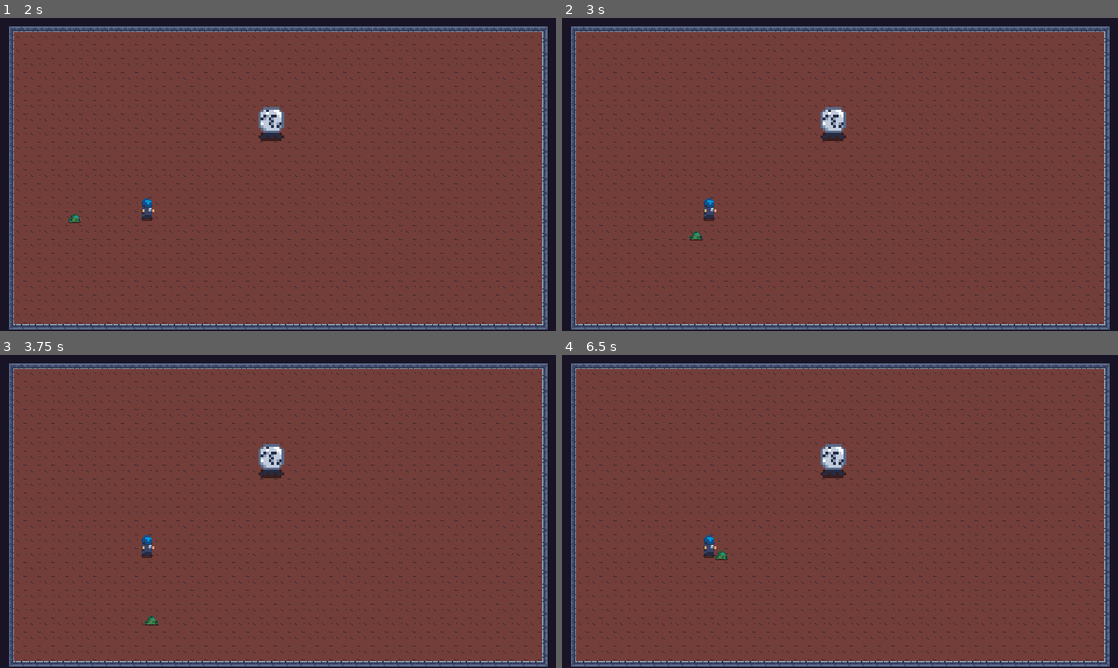
Above: before the commit, frames 1-4 (two rows, left to right).
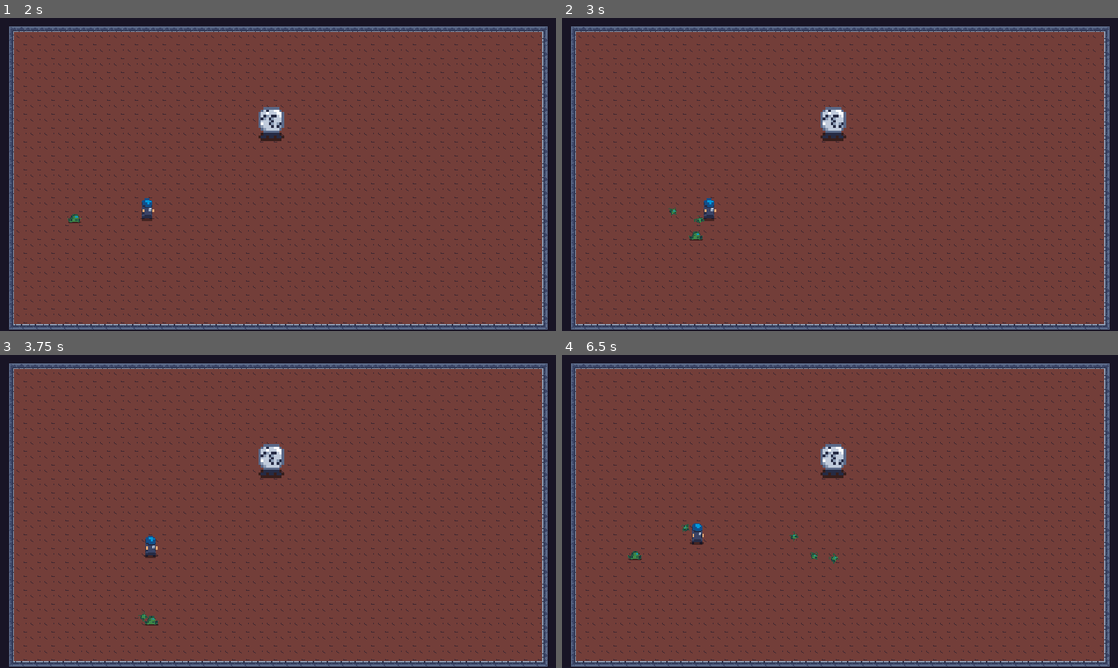
Above: after the commit, the same moments.

Repository: Arssin/ParasiteJam
Game: Godot game, scene res://scenes/main_scene.tscn
Two runs of this game, one before a commit and one after it. Both use one fixed random seed, a clock stepped at 60 frames per second and the inputs below.
Inputs (mouse positions are in pixels of both pictures, inside the frame that each line leads up to):
- Up to frame 1 (2 s): click "PLAY" at 0.5 s; click "PLAY" at 1.25 s
- Up to frame 2 (3 s): tap Enter at 2 s; move the mouse to (962, 158) at 2.02 s; hold D (move_right) 2.03-2.78 s; click (962, 158) at 2.1 s; move the mouse to (728, 190) at 2.77 s; hold Down (move_down) from 2.78 s (still down); click (728, 190) at 2.85 s
- Up to frame 3 (3.75 s): move the mouse to (333, 442) at 3.52 s; release Down (move_down) at 3.53 s; hold D (move_right) from 3.53 s (still down); click (333, 442) at 3.6 s
- Up to frame 4 (6.5 s): move the mouse to (812, 574) at 4.27 s; release D (move_right) at 4.28 s; hold W (move_up) 4.28-5.03 s; click (812, 574) at 4.35 s; move the mouse to (1006, 558) at 5.02 s; hold A (move_left) from 5.03 s (still down); click (1006, 558) at 5.1 s; move the mouse to (673, 464) at 5.77 s; click (673, 464) at 5.85 s

Frame 1 is identical in both runs. In frame 2, less than 0.1% of the frame differs, in the area x 19-26%, y 60-67%; in frame 3, 0.2%; in frame 4, 0.5%, in the area x 11-50%, y 53-67%.

Commit message:
Player bullet

Diff:
--- a/Player_Projectile.gd
+++ b/Player_Projectile.gd
@@ -27,4 +27,5 @@
 
 func _on_hitbox_body_entered(body: Node2D) -> void:
 	if body is Enemy:
-		pass
+		body.isMindControl = true
+		queue_free()
--- a/characters/marines.gd
+++ b/characters/marines.gd
@@ -1,6 +1,10 @@
 extends CharacterBody2D
 
 class_name Enemy
+
+var player_speed = 20
+
+var isMindControl = false
 
 # Called when the node enters the scene tree for the first time.
 func _ready() -> void:
@@ -9,4 +13,15 @@
 
 # Called every frame. 'delta' is the elapsed time since the previous frame.
 func _process(delta: float) -> void:
-	pass
+	if isMindControl:
+		move_and_slide()
+
+
+func _input(_event: InputEvent) -> void:
+	if isMindControl:
+		var input_direction = Input.get_vector("move_left", "move_right","move_up", "move_down")
+
+		if input_direction:
+			velocity = input_direction * player_speed
+		else:
+			velocity = input_direction * 0
--- a/characters/marines.tscn
+++ b/characters/marines.tscn
@@ -8,9 +8,10 @@
 height = 16.0
 
 [node name="Marines" type="CharacterBody2D"]
-light_mask = 4
-visibility_layer = 3
+light_mask = 0
 scale = Vector2(1.6, 1.6)
+collision_layer = 4
+collision_mask = 11
 script = ExtResource("1_xbd00")
 
 [node name="CollisionShape2D" type="CollisionShape2D" parent="."]
--- a/characters/player.gd
+++ b/characters/player.gd
@@ -3,6 +3,8 @@
 class_name Player
 
 var player_speed = 100
+
+var projectile := preload("res://characters/player_projectile.tscn")
 
 # Called when the node enters the scene tree for the first time.
 func _ready() -> void:
@@ -11,9 +13,18 @@
 
 # Called every frame. 'delta' is the elapsed time since the previous frame.
 func _process(delta: float) -> void:
+	var position_mouse_x = get_global_mouse_position().x
+
+	if Input.is_action_just_pressed("left_mouse"):
+		shoot(projectile)
+
 	move_and_slide()
 
-
+func shoot(projectile):
+	var bullet = projectile.instantiate()
+	bullet.position = $".".global_position
+	bullet.direction = global_position.direction_to(get_global_mouse_position())
+	add_child(bullet)
 
 func _input(_event: InputEvent) -> void:
 	var input_direction = Input.get_vector("move_left", "move_right","move_up", "move_down")
@@ -21,7 +32,7 @@
 	if input_direction:
 		velocity = input_direction * player_speed
 	else:
-			velocity = input_direction * 0
+		velocity = input_direction * 0
 
 func teleport(position):
 	global_position = position
--- a/characters/player.tscn
+++ b/characters/player.tscn
@@ -9,11 +9,11 @@
 
 [node name="Player" type="CharacterBody2D"]
 scale = Vector2(1.2, 1.2)
+collision_layer = 2
+collision_mask = 21
 script = ExtResource("1_ja8v1")
 
 [node name="CollisionShape2D" type="CollisionShape2D" parent="."]
-light_mask = 2
-visibility_layer = 13
 position = Vector2(0.205, 1.315)
 rotation = 1.5708
 scale = Vector2(0.76, 0.76)
--- a/characters/player_projectile.tscn
+++ b/characters/player_projectile.tscn
@@ -10,6 +10,7 @@
 radius = 4.0
 
 [node name="Player_Projectile" type="Node2D"]
+top_level = true
 script = ExtResource("1_qsr6y")
 
 [node name="Sprite2D" type="Sprite2D" parent="."]
@@ -19,6 +20,8 @@
 frame = 12
 
 [node name="Hitbox" type="Area2D" parent="."]
+collision_layer = 8
+collision_mask = 5
 
 [node name="CollisionShape2D" type="CollisionShape2D" parent="Hitbox"]
 position = Vector2(0, 1)
@@ -33,3 +36,6 @@
 
 [node name="Timer" type="Timer" parent="."]
 wait_time = 3.0
+
+[connection signal="body_entered" from="Hitbox" to="." method="_on_hitbox_body_entered"]
+[connection signal="timeout" from="Timer" to="." method="_on_timer_timeout"]
--- a/project.godot
+++ b/project.godot
@@ -50,6 +50,11 @@
 , Object(InputEventKey,"resource_local_to_scene":false,"resource_name":"","device":-1,"window_id":0,"alt_pressed":false,"shift_pressed":false,"ctrl_pressed":false,"meta_pressed":false,"pressed":false,"keycode":0,"physical_keycode":83,"key_label":0,"unicode":115,"echo":false,"script":null)
 ]
 }
+left_mouse={
+"deadzone": 0.5,
+"events": [Object(InputEventMouseButton,"resource_local_to_scene":false,"resource_name":"","device":-1,"window_id":0,"alt_pressed":false,"shift_pressed":false,"ctrl_pressed":false,"meta_pressed":false,"button_mask":1,"position":Vector2(208, 22),"global_position":Vector2(212, 63),"factor":1.0,"button_index":1,"canceled":false,"pressed":true,"double_click":false,"script":null)
+]
+}
 
 [layer_names]
 
